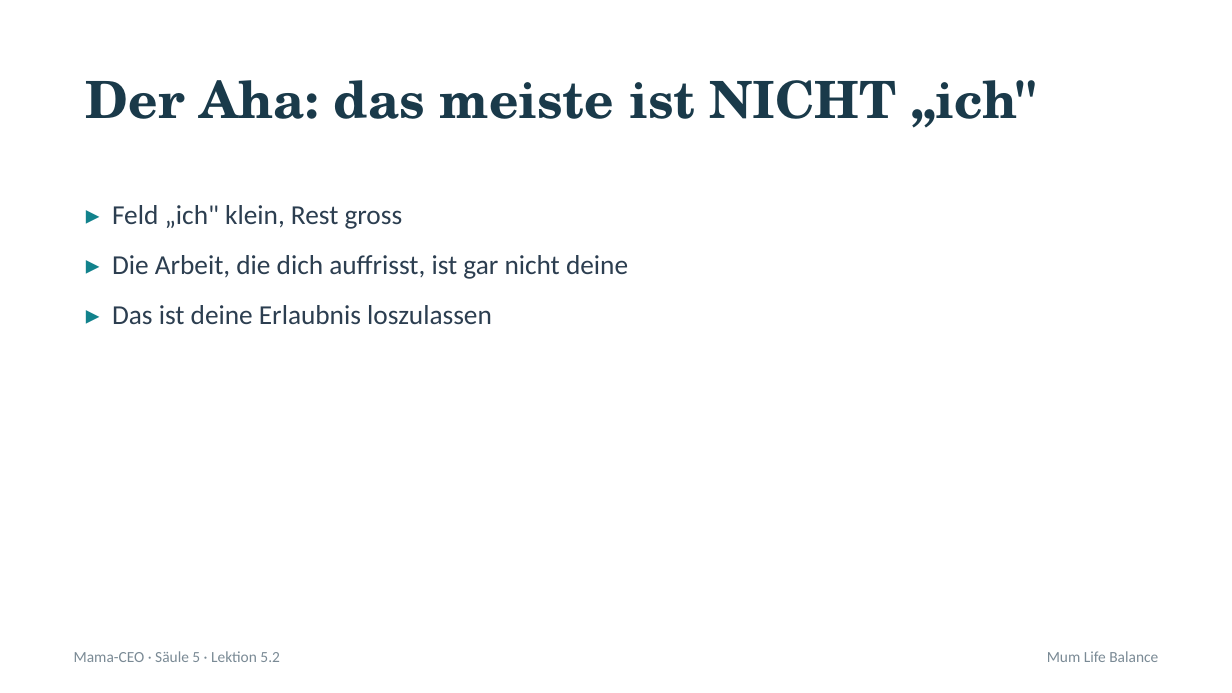
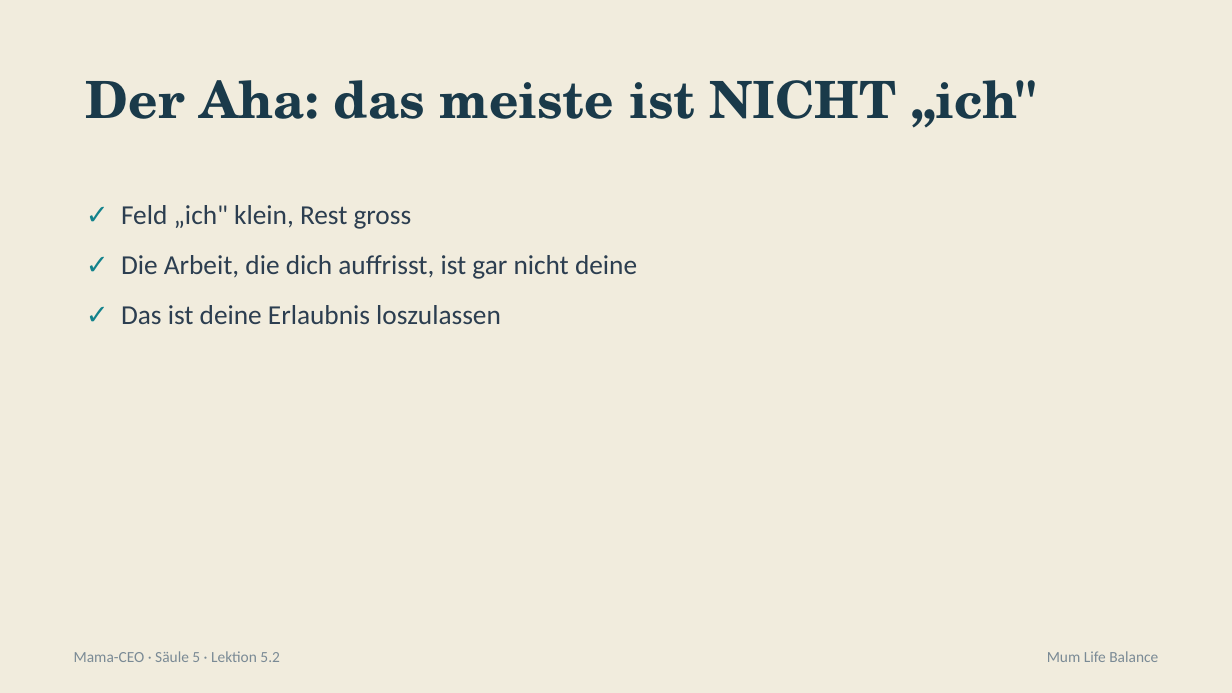
Before and after one commit to pnulmann-hue/mumlifebalance-workspace, a slide deck: slide 10 of outputs/produkte/mama-ceo/03-praesentationen/saeule-5/02-lektion-5-2.pptx. Drawn at 1232x693 pixels with LibreOffice and Linux fonts; fonts in the diff are those of the drawing. Boxes give left, top, right and bottom in pixels: in the first picture for what was removed or moved away, otherwise in the second. Text is boxed around its words. In the diff, an @@ line names an element or a change of style, - is before the commit and + after.

```diff
--- a/outputs/produkte/mama-ceo/03-praesentationen/saeule-5/02-lektion-5-2.pptx
+++ b/outputs/produkte/mama-ceo/03-praesentationen/saeule-5/02-lektion-5-2.pptx
@@ background #FFFFFF to #F1ECDD @@
@@ text at [121,205,637,324]: text changed @@
-▸ Feld „ich" klein, Rest gross
-▸ Die Arbeit, die dich auffrisst, ist gar nicht deine
-▸ Das ist deine Erlaubnis loszulassen
+✓ Feld „ich" klein, Rest gross
+✓ Die Arbeit, die dich auffrisst, ist gar nicht deine
+✓ Das ist deine Erlaubnis loszulassen
```
Also in this commit, not shown: 11 other slides changed, 13 other files.
